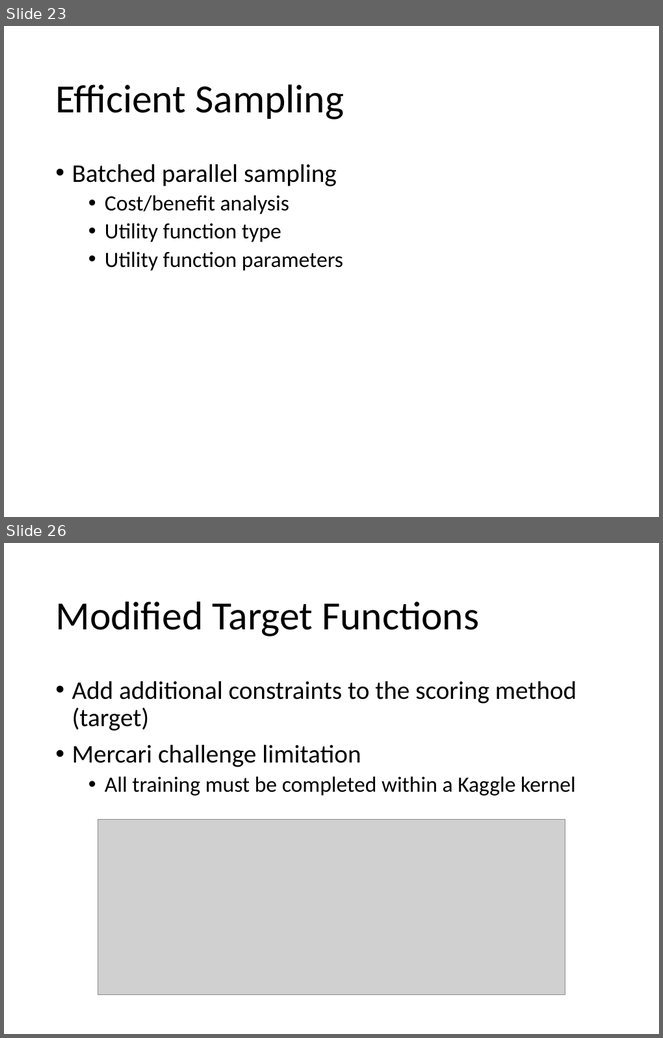
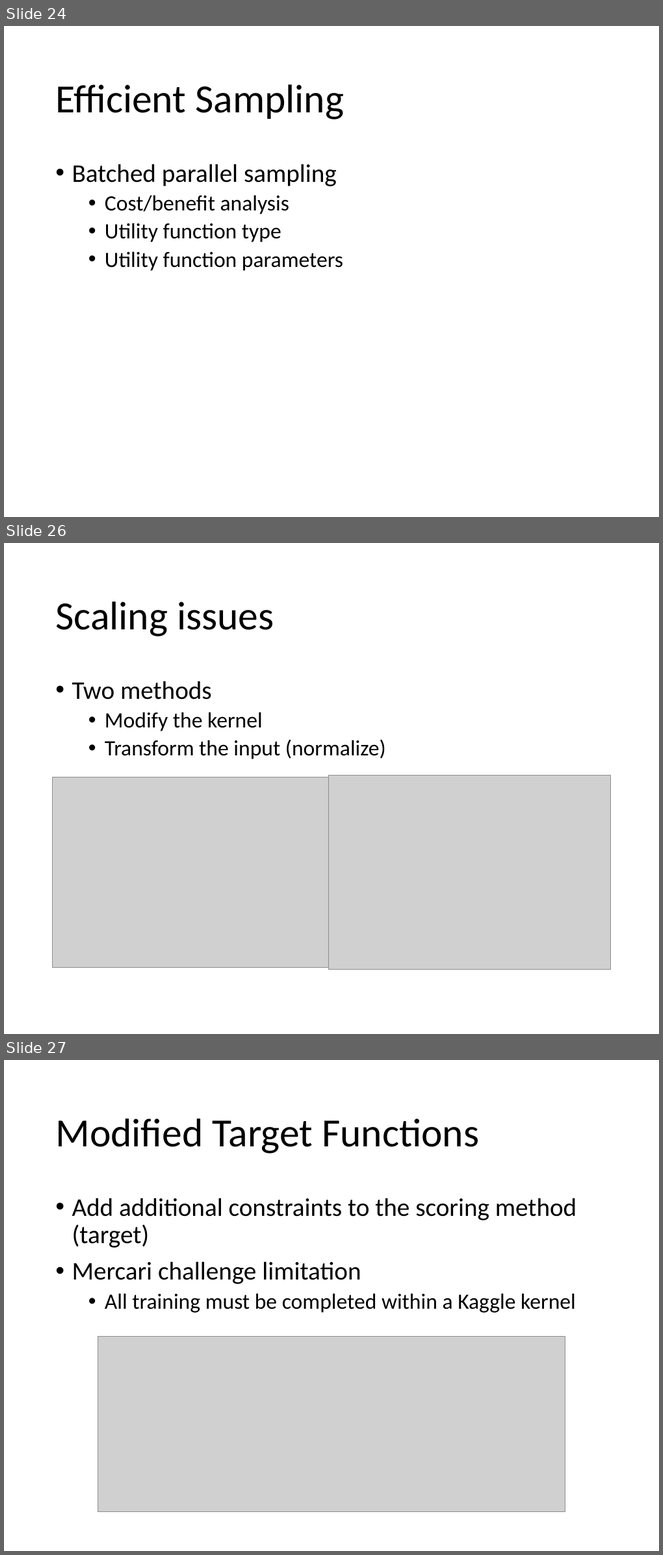
Before and after one commit to jkingphd/practical_bayes_opt, a slide deck: Data_science_nashville_jkk.pptx. Shown one above the other, each under a label of ours: slides 23 and 26 before the commit, slides 24, 26 and 27 after it; the slides between them are not shown. The pictures are 663x1038 and 663x1555 pixels, drawn with LibreOffice and Linux fonts; fonts in the diff are those of the drawing; grey boxes stand for pictures. Boxes give left, top, right and bottom in pixels: in the first picture for what was removed or moved away, otherwise in the second. Text is boxed around its words. In the diff, an @@ line names an element or a change of style, - is before the commit and + after.

Commit message:
Added simple regression example. Made small changes to PPT. Added some images of code from utility function calculations.

```diff
--- a/Data_science_nashville_jkk.pptx
+++ b/Data_science_nashville_jkk.pptx
@@ slide 26 added at box(4, 543, 659, 1034), background #FFFFFF @@
@@ title added at box(55, 601, 274, 637), 44 pt, text #000000 @@
+Scaling issues
@@ text added at box(72, 681, 386, 759), 24 pt, text #000000 @@
+• Two methods
+  • Modify the kernel
+  • Transform the input (normalize)
@@ picture added at box(329, 776, 610, 969) @@
@@ picture added at box(53, 778, 329, 967) @@
@@ what was slide 23 is now slide 24 @@
@@ what was slide 26 is now slide 27 @@
```
Also in this commit, not shown: 5 slides changed, 2 other slides added, 2 slides removed, 9 other files.
